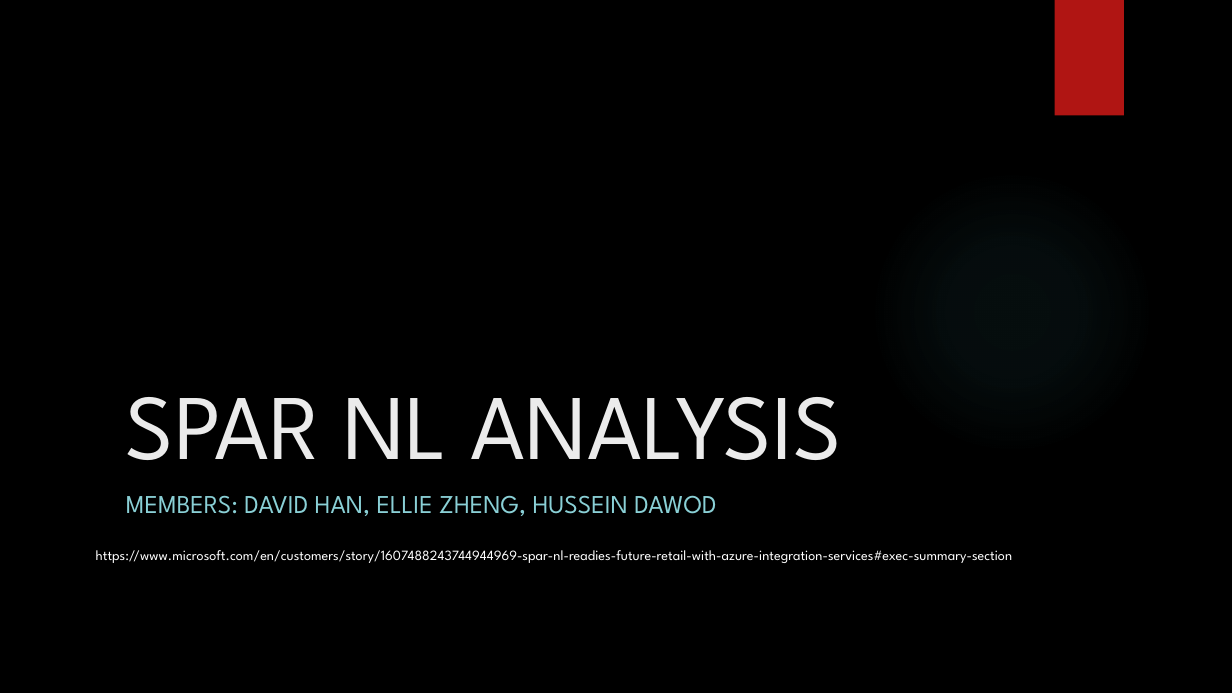
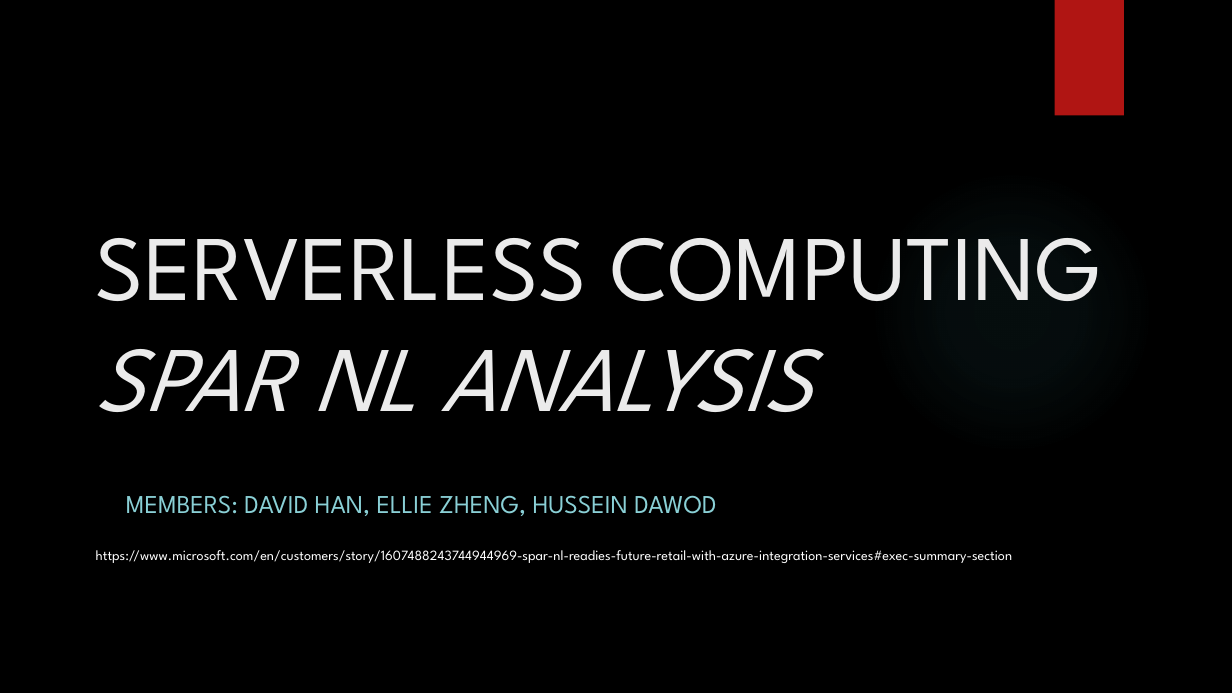
Before and after one commit to han00163/CST8912-MidTerm-Group-Project, a slide deck: slide 1 of CST8912_011_Presentation1_Group3.pptx. Drawn at 1232x693 pixels with LibreOffice and Linux fonts; fonts in the diff are those of the drawing; background and template pictures are left out. Boxes give left, top, right and bottom in pixels: in the first picture for what was removed or moved away, otherwise in the second. Text is boxed around its words. In the diff, an @@ line names an element or a change of style, - is before the commit and + after.

```diff
--- a/CST8912_011_Presentation1_Group3.pptx
+++ b/CST8912_011_Presentation1_Group3.pptx
@@ title at bbox=[96, 238, 1102, 412]: text changed @@
-SPAR NL ANALYSIS
+SERVERLESS COMPUTING
+SPAR NL ANALYSIS
```
Also in this commit, not shown: 2 slides added.
